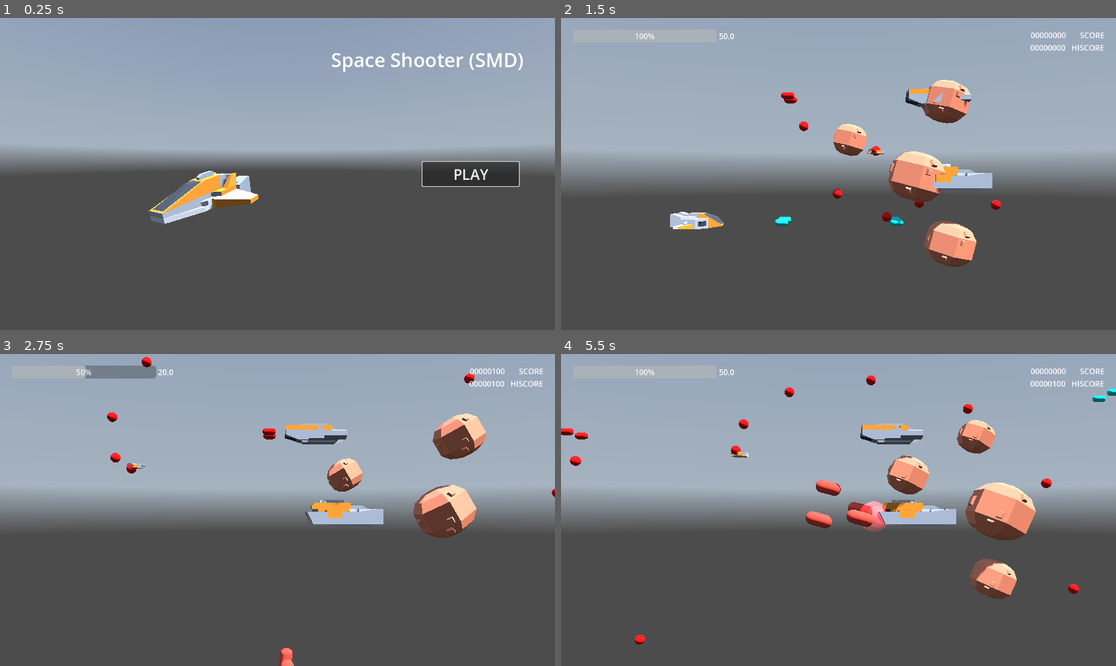
Above: before the commit, frames 1-4 (two rows, left to right).
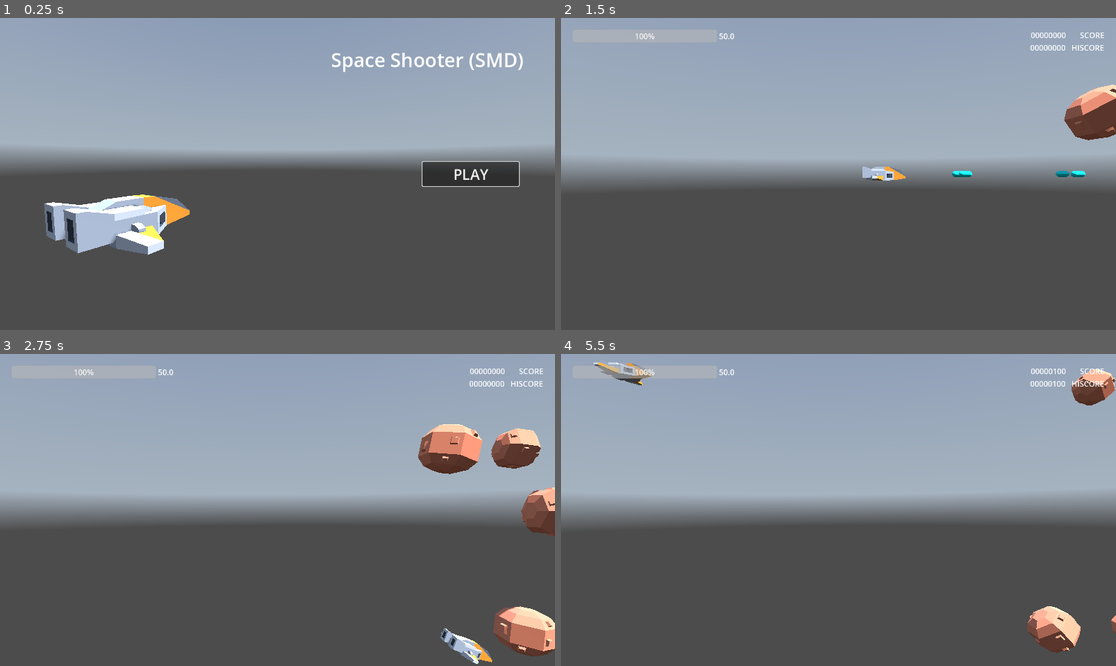
Above: after the commit, the same moments.

Repository: thomz2/smd-space-shooter
Game: Godot game, scene res://scenes/screens/main_menu.tscn
Same seed, same stepped clock (60 frames per second), same inputs: the game is played once before the commit and once after it. A sky picture missing from this copy of the repository is replaced by a grey-blue gradient.
Inputs:
- Up to frame 1 (0.25 s): no input
- Up to frame 2 (1.5 s): click "PLAY" at 0.5 s; tap Enter at 1.25 s; hold Right (ui_right) from 1.28 s (still down); hold Z (shoot) from 1.28 s (still down)
- Up to frame 3 (2.75 s): release Right (ui_right) at 2.03 s; release Z (shoot) at 2.03 s; hold Down (ui_down) from 2.03 s (still down); tap X (dodge) at 2.1 s; tap Z (shoot) at 2.3 s
- Up to frame 4 (5.5 s): release Down (ui_down) at 2.78 s; hold Right (ui_right) 2.78-3.53 s; hold Z (shoot) 2.78-3.53 s; hold Up (ui_up) 3.53-4.28 s; tap R at 3.6 s; tap Z (shoot) at 3.8, 5.3 s; hold Z (shoot) 4.28-5.03 s; hold Left (ui_left) from 4.28 s (still down); tap X (dodge) at 5.1 s

The runs differ from the first frame. In frame 1, 4.9% of the frame differs, in the area x 7-47%, y 48-76%; in frame 2, 6.9%; in frame 3, 9.6%, in the area x 13-100%, y 0-100%; in frame 4, 8.8%.

Commit message:
audible player sounds, better enemy spawning

Diff:
--- a/scenes/enemies/asteroid.tscn
+++ b/scenes/enemies/asteroid.tscn
@@ -1,9 +1,10 @@
-[gd_scene load_steps=7 format=3 uid="uid://030jn1smum0a"]
+[gd_scene load_steps=8 format=3 uid="uid://030jn1smum0a"]
 
 [ext_resource type="Script" path="res://scenes/enemies/asteroid.gd" id="1_iamhl"]
 [ext_resource type="ArrayMesh" uid="uid://bpqyfuwyrmuhu" path="res://assets/kenney_spaceships/meteor_detailed.obj" id="2_npsw0"]
 [ext_resource type="Script" path="res://scripts/combat/hitbox_3d.gd" id="3_or822"]
 [ext_resource type="Script" path="res://scripts/combat/components/on_death_award_points.gd" id="4_ffckt"]
+[ext_resource type="Script" path="res://scripts/combat/components/on_leave_screen_despawn.gd" id="5_4ws5f"]
 
 [sub_resource type="SphereShape3D" id="SphereShape3D_5f4vk"]
 radius = 0.4549
@@ -39,3 +40,6 @@
 
 [node name="OnDeathAwardPoints" type="Node" parent="."]
 script = ExtResource("4_ffckt")
+
+[node name="OnLeaveScreenDespawn" type="VisibleOnScreenNotifier3D" parent="."]
+script = ExtResource("5_4ws5f")
--- a/scenes/enemies/enemy_ship.tscn
+++ b/scenes/enemies/enemy_ship.tscn
@@ -1,10 +1,11 @@
-[gd_scene load_steps=7 format=3 uid="uid://bkudow7s0253u"]
+[gd_scene load_steps=8 format=3 uid="uid://bkudow7s0253u"]
 
 [ext_resource type="Script" path="res://scenes/enemies/enemy_ship.gd" id="1_edg3i"]
 [ext_resource type="ArrayMesh" uid="uid://b6rydhk2h8610" path="res://assets/kenney_spaceships/craft_cargoA.obj" id="2_tco0o"]
 [ext_resource type="Script" path="res://scripts/combat/components/on_death_bullet_spawner.gd" id="3_glre0"]
 [ext_resource type="PackedScene" uid="uid://cga4v1pg77y3o" path="res://scenes/enemies/generic_bullet.tscn" id="4_txa0t"]
 [ext_resource type="Script" path="res://scripts/combat/components/on_death_award_points.gd" id="5_bgxdo"]
+[ext_resource type="Script" path="res://scripts/combat/components/on_leave_screen_despawn.gd" id="6_vihj5"]
 
 [sub_resource type="BoxShape3D" id="BoxShape3D_p4dqk"]
 size = Vector3(1, 1, 2.55151)
@@ -38,3 +39,6 @@
 [node name="OnDeathAwardPoints" type="Node" parent="."]
 script = ExtResource("5_bgxdo")
 score = 300
+
+[node name="OnLeaveScreenDespawn" type="VisibleOnScreenNotifier3D" parent="."]
+script = ExtResource("6_vihj5")
--- a/scenes/enemies/spawner.gd
+++ b/scenes/enemies/spawner.gd
@@ -6,7 +6,9 @@
 #the monster we will be spawning in.
 @onready var monsters = {
 	'asteroid': preload("res://scenes/enemies/asteroid.tscn"),
-	'enemy_ship': preload("res://scenes/enemies/enemy_ship.tscn")
+	'enemy_ship': preload("res://scenes/enemies/enemy_ship.tscn"),
+	'tiny_ship': preload("res://scenes/enemies/tiny_ship.tscn"),
+	'tank_ship': preload("res://scenes/enemies/tank_ship.tscn")
 }
 #A random number generator to spawn from alternating spawn points.
 @onready var rand=RandomNumberGenerator.new()
@@ -15,39 +17,57 @@
 
 @export var waves_timer : Timer
 
+
 func _ready():
 	add_to_group("level")
 	waves_timer.timeout.connect(_on_in_between_waves_timeout)
 
+	# start level right away
+	await get_tree().create_timer(0.1).timeout
+	_on_in_between_waves_timeout()
+
+
 func get_dificulty(level):
 	return level * 2 + 5
 
+
 func get_random_monster():
-	var keys = monsters.keys()
-	var random_key = keys[rand.randi_range(0, keys.size() - 1)]
-	return monsters[random_key]
+	var possible_keys = []
+
+	if current_level < 10:
+		possible_keys.append("asteroid")
+
+	if current_level >= 2:
+		possible_keys.append("enemy_ship")
+	if current_level >= 4:
+		possible_keys.append("tank_ship")
+	if current_level >= 6:
+		possible_keys.append("tiny_ship")
+
+	return monsters[possible_keys.pick_random()]
 
 func spawn_enemies():
 	var can_spawn = true
 	var max_enemies_on_screen = get_dificulty(current_level)
 	while can_spawn:
 		if current_enemy_count < max_enemies_on_screen:
-			var m : CombatCharacter3D = get_random_monster().instantiate()
+			var monster : CombatCharacter3D = get_random_monster().instantiate()
 
 			var spawn_length = self.get_child_count()-1 #we check the amount of children on our spawn holder
 			var rand_num = rand.randi_range(0,spawn_length) #then make a random number in that range
 			var spawn_postion = self.get_child(rand_num).global_position #We use that number to randomly select a spawner node position to use
 
-			get_tree().current_scene.add_child(m)
-			m.global_position = spawn_postion
-			m.rotate_y(PI)
+			get_tree().current_scene.add_child(monster)
+			monster.global_position = spawn_postion
+			monster.rotate_y(PI)
 
 			current_enemy_count += 1
 		else:
 			waves_timer.start() # between rounds
 			current_enemy_count = 0
 			can_spawn = false
-		await get_tree().create_timer(0.9).timeout # between spawns
+
+		await get_tree().create_timer(0.5).timeout # between spawns
 
 func update_level(level):
 	print("its level ", level)
--- a/scenes/map/test_infinity.tscn
+++ b/scenes/map/test_infinity.tscn
@@ -8,9 +8,8 @@
 [node name="TestInfinity" type="Node3D"]
 
 [node name="InBetweenWaves" type="Timer" parent="."]
-wait_time = 10.0
+wait_time = 8.0
 one_shot = true
-autostart = true
 
 [node name="WorldEnvironment" type="WorldEnvironment" parent="."]
 environment = ExtResource("1_7lg4x")
--- a/scenes/player/player.gd
+++ b/scenes/player/player.gd
@@ -36,15 +36,21 @@
 
 func _ready() -> void:
 	super()
-	var timer = Timer.new()
-	timer.one_shot = true
-	timer.wait_time = fire_rate
-	timer.name = "ShootTimer"
-	add_child(timer)
-	timer.timeout.connect(_on_shoot_timer_timeout)
+
+	health_changed.connect(_on_health_changed)
+
+	var shoot_timer = Timer.new()
+	shoot_timer.one_shot = true
+	shoot_timer.wait_time = fire_rate
+	shoot_timer.name = "ShootTimer"
+	add_child(shoot_timer)
+	shoot_timer.timeout.connect(_on_shoot_timer_timeout)
 
 func _on_shoot_timer_timeout() -> void:
 	can_shoot = true
+
+func _on_health_changed(_amount) -> void:
+	$CollisionSFX.play()
 
 func shoot_bullet() -> void:
 	$ShootinSFX.play()
--- a/scenes/player/player.tscn
+++ b/scenes/player/player.tscn
@@ -45,9 +45,12 @@
 
 [node name="ShootinSFX" type="AudioStreamPlayer3D" parent="."]
 stream = ExtResource("6_cwonh")
+volume_db = -10.0
 
 [node name="DodgingSFX" type="AudioStreamPlayer3D" parent="."]
 stream = ExtResource("7_xi4m2")
+volume_db = 10.0
+max_db = 6.0
 
 [node name="CollisionSFX" type="AudioStreamPlayer3D" parent="."]
 stream = ExtResource("8_5vhk2")
--- a/scenes/screens/main_menu.gd
+++ b/scenes/screens/main_menu.gd
@@ -4,7 +4,8 @@
 
 @onready var ship_model = $Ship/ShipModel
 @onready var ship_root = $Ship
-
+@onready var player = $Player
+@onready var player_target = $PlayerTarget
 
 func _ready() -> void:
 	$BtnPlay.pressed.connect(_on_btn_play_pressed)
@@ -14,14 +15,19 @@
 
 
 func _process(delta: float) -> void:
-	var hor_input : float = Input.get_axis("ui_left", "ui_right")
-	var ver_input : float = Input.get_axis("ui_down", "ui_up")
-	ship_root.position.x = lerp(ship_root.position.x, hor_input*2.0, delta)
-	ship_root.position.y = lerp(ship_root.position.y, ver_input*2.0, delta)
-	ship_model.position.y = 0 + 0.3*sin( float(Time.get_ticks_msec()) / 1000.0 )
-	ship_model.rotation.x = 0 + 0.2*cos(3 + float(Time.get_ticks_msec()) / 1000.0 )
+	#var hor_input : float = Input.get_axis("ui_left", "ui_right")
+	#var ver_input : float = Input.get_axis("ui_down", "ui_up")
+	#ship_root.position.x = lerp(ship_root.position.x, hor_input*2.0, delta)
+	#ship_root.position.y = lerp(ship_root.position.y, ver_input*2.0, delta)
+	#ship_model.position.y = 0 + 0.3*sin( float(Time.get_ticks_msec()) / 1000.0 )
+	#ship_model.rotation.x = 0 + 0.2*cos(3 + float(Time.get_ticks_msec()) / 1000.0 )
+	pass
+
+func _physics_process(delta: float) -> void:
+	player_target.position.y = 0.5*sin( 2*float(Time.get_ticks_msec()) / 1000.0 )
+	player.position = lerp(player.position, player_target.position, delta*5)
 
 
 func _on_btn_play_pressed() -> void:
 	## Change to game scene; TODO swap this for something else later.
-	get_tree().change_scene_to_file("res://scenes/map/test_map.tscn")
+	get_tree().change_scene_to_file("res://scenes/map/test_infinity.tscn")
--- a/scenes/screens/main_menu.tscn
+++ b/scenes/screens/main_menu.tscn
@@ -1,8 +1,9 @@
-[gd_scene load_steps=4 format=3 uid="uid://m2rahrkm0b67"]
+[gd_scene load_steps=5 format=3 uid="uid://m2rahrkm0b67"]
 
 [ext_resource type="Script" path="res://scenes/screens/main_menu.gd" id="1_es5ga"]
 [ext_resource type="ArrayMesh" uid="uid://dkd8hw6c0wt0n" path="res://assets/kenney_spaceships/craft_speederA.obj" id="1_ix8oe"]
 [ext_resource type="Environment" uid="uid://dmky6ixl1xvdh" path="res://assets/resources/space_environment.tres" id="2_l2sli"]
+[ext_resource type="PackedScene" uid="uid://cvya6ox4fom6q" path="res://scenes/player/player.tscn" id="4_xj2e0"]
 
 [node name="MainMenu" type="Node3D"]
 transform = Transform3D(1, 0.000381121, -2.96111e-05, -0.000381114, 1, 0.000210377, 2.97115e-05, -0.000210363, 1, 0, 0, 0)
@@ -17,6 +18,7 @@
 
 [node name="Ship" type="Node3D" parent="."]
 transform = Transform3D(1, -4.68217e-11, 3.63798e-12, 7.04681e-12, 1, 0, 0, 0, 1, -1.83244, -0.000698378, 5.42975e-05)
+visible = false
 
 [node name="ShipModel" type="MeshInstance3D" parent="Ship"]
 mesh = ExtResource("1_ix8oe")
@@ -52,3 +54,18 @@
 grow_vertical = 2
 theme_override_font_sizes/font_size = 30
 text = "PLAY"
+
+[node name="Player" parent="." instance=ExtResource("4_xj2e0")]
+transform = Transform3D(1, -0.000381115, 2.96913e-05, 0.00038112, 1, -0.000210366, -2.96313e-05, 0.000210374, 1, -1.85822, 0.296225, 5.31365)
+
+[node name="HeadsUpDisplay" parent="Player" index="3"]
+visible = false
+
+[node name="ShootinSFX" parent="Player" index="4"]
+visible = false
+volume_db = -50.0
+
+[node name="PlayerTarget" type="Marker3D" parent="."]
+transform = Transform3D(1, -1.63245e-10, 1.09139e-11, 7.04592e-12, 1, 0, -1.09139e-11, 0, 1, -1.81153, 0.389235, -0.300709)
+
+[editable path="Player"]
--- /dev/null
+++ b/scripts/combat/components/on_leave_screen_despawn.gd
@@ -0,0 +1,11 @@
+class_name OnLeaveScreenDespawn
+extends VisibleOnScreenNotifier3D
+
+
+
+func _ready() -> void:
+	screen_exited.connect(on_screen_exited)
+
+func on_screen_exited() -> void:
+	get_parent().queue_free()
+	print("i despawned")
